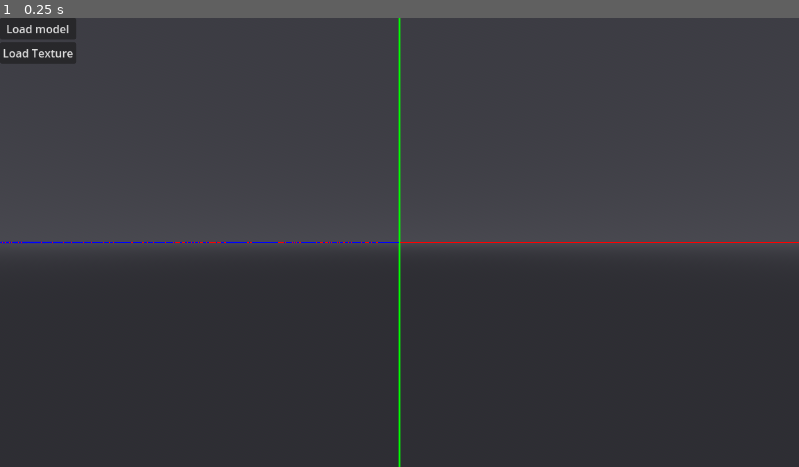
Above: before the commit, frame 1.
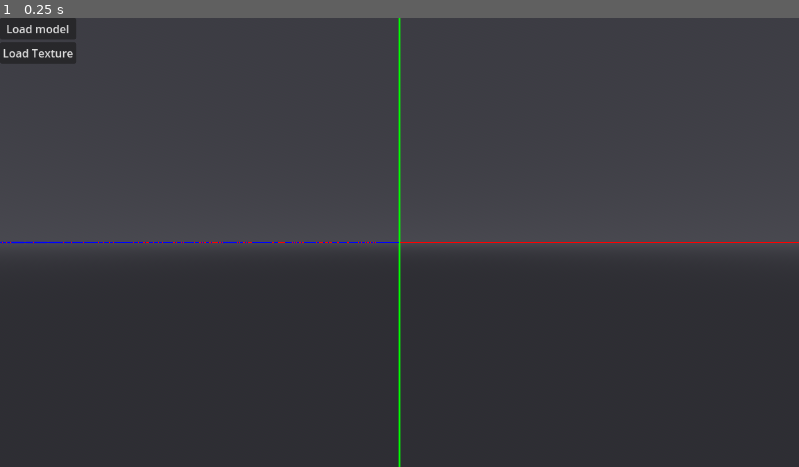
Above: after the commit, the same moment.

Repository: Nusiq/McGdModeling
Game: Godot game, scene res://ui/main/main_menu.tscn
Two runs of this game, one before a commit and one after it. Both use one fixed random seed, a clock stepped at 60 frames per second and the inputs below.
Inputs:
- Up to frame 1 (0.25 s): no input

The runs differ from the first frame. In frame 1, less than 0.1% of the frame differs, in the area x 0-48%, y 49-51%.

Commit message:
Added 'surface_grid_shader' scene: - previously surface grid was just a material - the editor viewport uses scenes with shaders instead of recreating them in its own scene

Diff:
--- a/3d/axes_shader/axes_shader.tscn
+++ b/3d/axes_shader/axes_shader.tscn
@@ -18,6 +18,6 @@
 [sub_resource type="QuadMesh" id="QuadMesh_t1ufe"]
 material = SubResource("ShaderMaterial_d3fhd")
 
-[node name="Axes" type="MeshInstance3D"]
+[node name="AxesShader" type="MeshInstance3D"]
 mesh = SubResource("QuadMesh_t1ufe")
 script = ExtResource("2_g30qs")
--- a/3d/editor_viewport/editor_viewport.tscn
+++ b/3d/editor_viewport/editor_viewport.tscn
@@ -1,9 +1,9 @@
-[gd_scene load_steps=12 format=3 uid="uid://byggwvgy1weio"]
+[gd_scene load_steps=8 format=3 uid="uid://byggwvgy1weio"]
 
 [ext_resource type="Script" path="res://3d/editor_viewport/editor_viewport.gd" id="1_lx2y6"]
 [ext_resource type="PackedScene" uid="uid://smlmre000euv" path="res://ui/mouse_gesture/mouse_gesture.tscn" id="2_jv0st"]
-[ext_resource type="Shader" path="res://3d/surface_grid/surface_grid.gdshader" id="3_33jrp"]
-[ext_resource type="Shader" path="res://3d/axes_shader/axes.gdshader" id="4_2bo6f"]
+[ext_resource type="PackedScene" uid="uid://d2jiujm8jibch" path="res://3d/surface_grid_shader/surface_grid_shader.tscn" id="3_dhc55"]
+[ext_resource type="PackedScene" uid="uid://mhc63t1fjtgg" path="res://3d/axes_shader/axes_shader.tscn" id="4_nita6"]
 
 [sub_resource type="ProceduralSkyMaterial" id="ProceduralSkyMaterial_hea0x"]
 sky_top_color = Color(0.196078, 0.196078, 0.215686, 1)
@@ -19,36 +19,6 @@
 background_mode = 2
 sky = SubResource("Sky_vaoec")
 tonemap_mode = 2
-
-[sub_resource type="ShaderMaterial" id="ShaderMaterial_soxp8"]
-render_priority = 0
-shader = ExtResource("3_33jrp")
-shader_parameter/grid_size = 1.0
-shader_parameter/grid_line_width = 0.0013
-shader_parameter/subcell_row_count = 16
-shader_parameter/min_grid_precision_scale = 130.0
-shader_parameter/albedo = Color(1, 1, 1, 1)
-shader_parameter/max_grid_alpha = 0.05
-
-[sub_resource type="PlaneMesh" id="PlaneMesh_pycb4"]
-material = SubResource("ShaderMaterial_soxp8")
-size = Vector2(10, 10)
-
-[sub_resource type="ShaderMaterial" id="ShaderMaterial_gh1so"]
-render_priority = 0
-shader = ExtResource("4_2bo6f")
-shader_parameter/line_width = 0.004
-shader_parameter/albedo_x = Color(1, 0, 0, 1)
-shader_parameter/albedo_y = Color(0, 1, 0, 1)
-shader_parameter/albedo_z = Color(0, 0, 1, 1)
-shader_parameter/max_line_alpha = 1.0
-shader_parameter/axis_rotation = Vector3(0, 0, 0)
-shader_parameter/axis_origin = Vector3(0, 0, 0)
-shader_parameter/axes_mask = 7
-
-[sub_resource type="PlaneMesh" id="PlaneMesh_6oin2"]
-material = SubResource("ShaderMaterial_gh1so")
-size = Vector2(10, 10)
 
 [node name="EditorViewport" type="Node3D"]
 script = ExtResource("1_lx2y6")
@@ -68,13 +38,11 @@
 [node name="Camera3D" type="Camera3D" parent="CameraTarget/CameraYaw/CameraPitch"]
 transform = Transform3D(1, 0, 0, 0, 1, 0, 0, 0, 1, 0, 0, 5)
 
-[node name="MeshInstance3D" type="MeshInstance3D" parent="CameraTarget/CameraYaw/CameraPitch/Camera3D"]
-transform = Transform3D(1, 0, 0, 0, -4.37114e-08, -1, 0, 1, -4.37114e-08, 4.28385e-08, 0, -0.990015)
-mesh = SubResource("PlaneMesh_pycb4")
+[node name="SurfaceGridShader" parent="CameraTarget/CameraYaw/CameraPitch/Camera3D" instance=ExtResource("3_dhc55")]
+transform = Transform3D(1, 0, 0, 0, 1, 0, 0, 0, 1, 0, 0, -0.1)
 
-[node name="MeshInstance3D2" type="MeshInstance3D" parent="CameraTarget/CameraYaw/CameraPitch/Camera3D"]
-transform = Transform3D(1, 0, 0, 0, -4.37114e-08, -1, 0, 1, -4.37114e-08, 4.28385e-08, 0, -0.990015)
-mesh = SubResource("PlaneMesh_6oin2")
+[node name="AxesShader" parent="CameraTarget/CameraYaw/CameraPitch/Camera3D" instance=ExtResource("4_nita6")]
+transform = Transform3D(1, 0, 0, 0, 1, 0, 0, 0, 1, 0, 0, -0.1)
 
 [node name="KeyLight" type="DirectionalLight3D" parent="CameraTarget/CameraYaw/CameraPitch"]
 transform = Transform3D(0.707107, 0.353553, -0.612373, 0, 0.866026, 0.499999, 0.707107, -0.353553, 0.612373, 0, 0, 5)
--- /dev/null
+++ b/3d/surface_grid_shader/surface_grid_shader.tscn
@@ -0,0 +1,19 @@
+[gd_scene load_steps=4 format=3 uid="uid://d2jiujm8jibch"]
+
+[ext_resource type="Shader" path="res://3d/surface_grid_shader/surface_grid.gdshader" id="1_g4jks"]
+
+[sub_resource type="ShaderMaterial" id="ShaderMaterial_fwu15"]
+render_priority = 0
+shader = ExtResource("1_g4jks")
+shader_parameter/grid_size = 1.0
+shader_parameter/grid_line_width = 0.0013
+shader_parameter/subcell_row_count = 16
+shader_parameter/min_grid_precision_scale = 130.0
+shader_parameter/albedo = Color(1, 1, 1, 1)
+shader_parameter/max_grid_alpha = 0.05
+
+[sub_resource type="QuadMesh" id="QuadMesh_pr2c6"]
+material = SubResource("ShaderMaterial_fwu15")
+
+[node name="SurfaceGridShader" type="MeshInstance3D"]
+mesh = SubResource("QuadMesh_pr2c6")
Renamed: 3d/surface_grid/surface_grid.gdshader -> 3d/surface_grid_shader/surface_grid.gdshader
